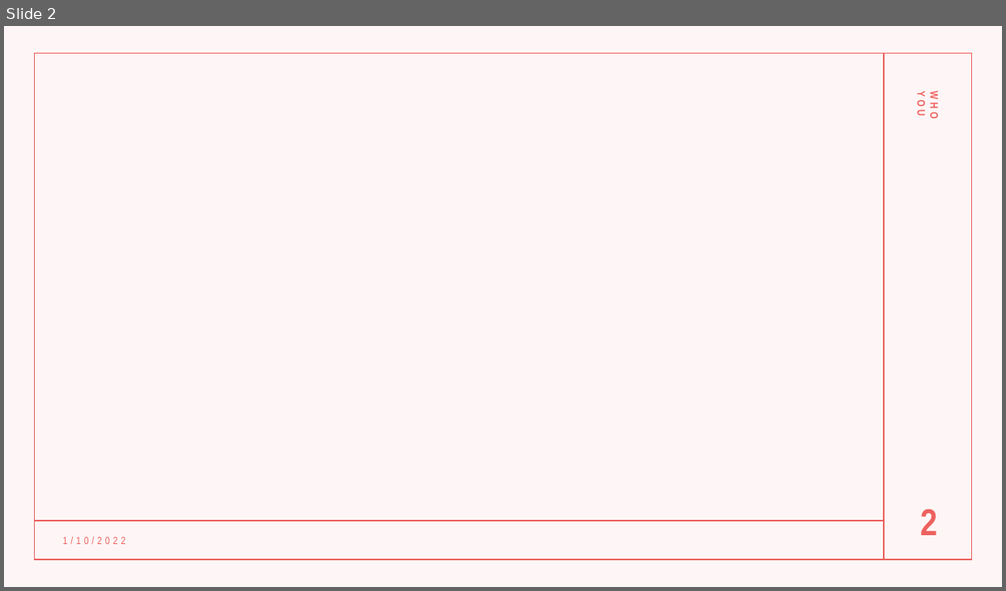
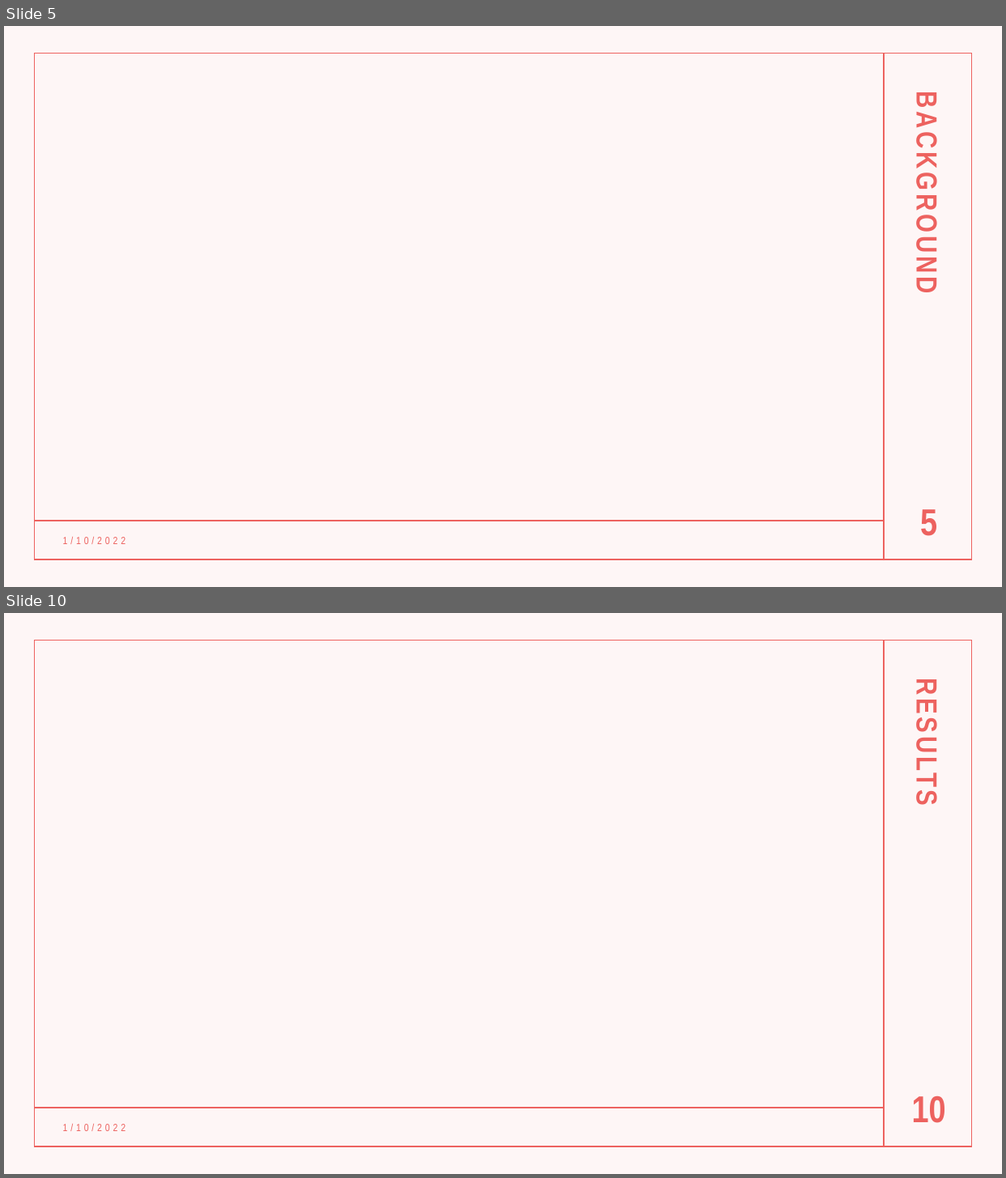
Before and after one commit to AlbiKovi/DSO110---Final-Group-Project, a slide deck: Is the Mega Millions a Mega Trap.pptm. Shown one above the other, each under a label of ours: slide 2 before the commit, slides 5 and 10 after it; the slides between them are not shown. The pictures are 1006x591 and 1006x1178 pixels, drawn with LibreOffice and Linux fonts; fonts in the diff are those of the drawing. Boxes give left, top, right and bottom in pixels: in the first picture for what was removed or moved away, otherwise in the second. Text is boxed around its words. In the diff, an @@ line names an element or a change of style, - is before the commit and + after.

```diff
--- a/Is the Mega Millions a Mega Trap.pptm
+++ b/Is the Mega Millions a Mega Trap.pptm
@@ slide 10 added at (4, 613, 1002, 1174), background #FFFFFF; not listed: 4 template elements that a slide beside it also shows @@
@@ text added at (914, 671, 944, 1007), 28 pt, text #ED625F, bold @@
+RESULTS
@@ page number added at (912, 1097, 946, 1123), 36 pt, text #ED625F, bold @@
+10
@@ text added at (63, 1124, 126, 1131), 10 pt, text #ED625F @@
+1/10/2022
@@ what was slide 2 is now slide 5 @@
@@ slide 5 changed as well @@
@@ text at (910, 112, 944, 287): text changed; size 10.5 to 28 pt @@
-WHO
-YOU
+BACKGROUND
@@ page number at (920, 510, 937, 536): text changed @@
-2
+5
```
Also in this commit, not shown: 1 other slide changed, 16 other slides added.
